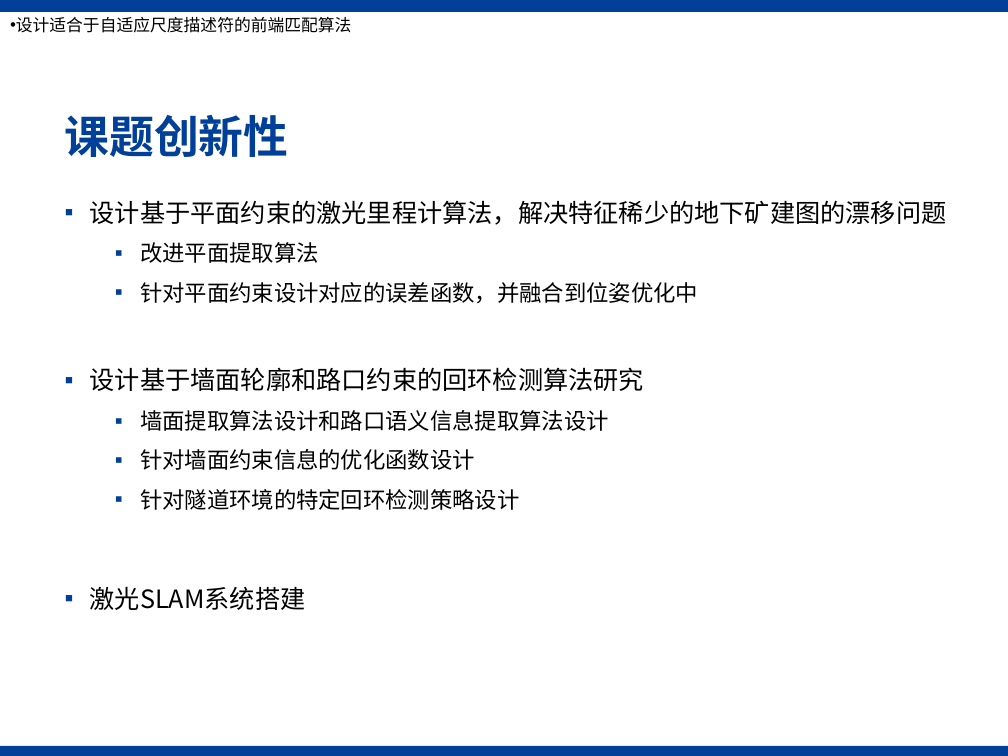
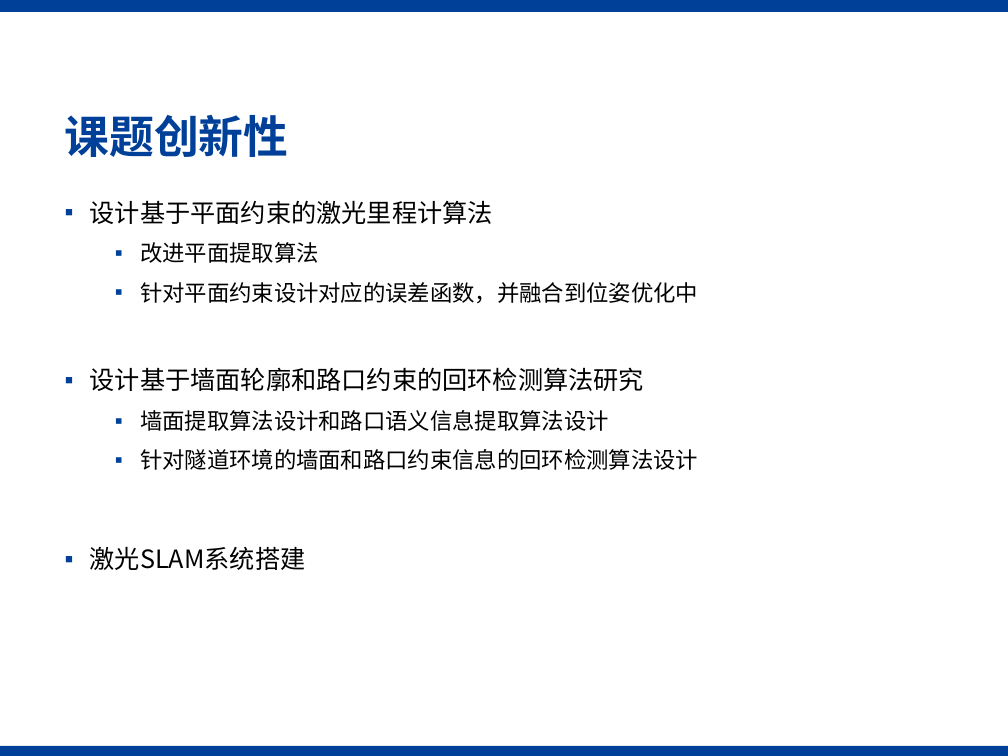
Before and after one commit to Shelfcol/informal_note, a slide deck: slide 15 of 毕业论文/开题/gxf-开题报告1.pptx. Drawn at 1008x756 pixels with LibreOffice and Linux fonts; fonts in the diff are those of the drawing; background and template pictures are left out. Boxes give left, top, right and bottom in pixels: in the first picture for what was removed or moved away, otherwise in the second. Text is boxed around its words. In the diff, an @@ line names an element or a change of style, - is before the commit and + after.

```diff
--- a/毕业论文/开题/gxf-开题报告1.pptx
+++ b/毕业论文/开题/gxf-开题报告1.pptx
@@ text removed at <box>16,17,352,33</box> @@
-• 设计适合于自适应尺度描述符的前端匹配算法
@@ text at <box>90,200,493,224</box>: text changed @@
-▪ 设计基于平面约束的激光里程计算法，解决特征稀少的地下矿建图的漂移问题
+▪ 设计基于平面约束的激光里程计算法
@@ text at <box>140,449,698,470</box>: text changed @@
-  ▪ 针对墙面约束信息的优化函数设计
-  ▪ 针对隧道环境的特定回环检测策略设计
+  ▪ 针对隧道环境的墙面和路口约束信息的回环检测算法设计
```
Also in this commit, not shown: 1 other slide changed, 12 other files.
